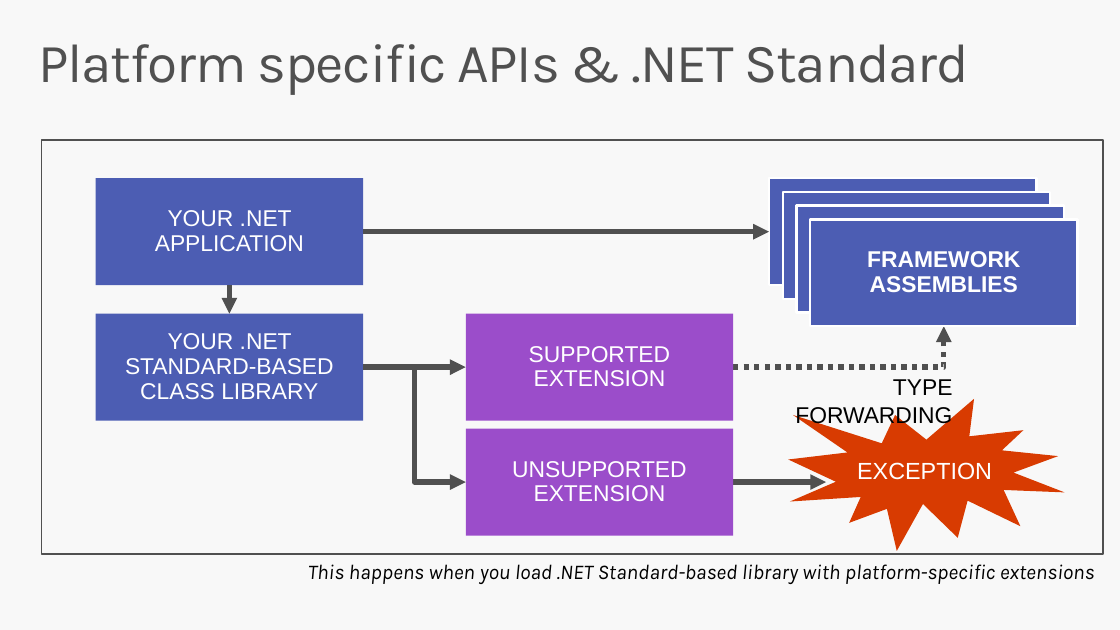
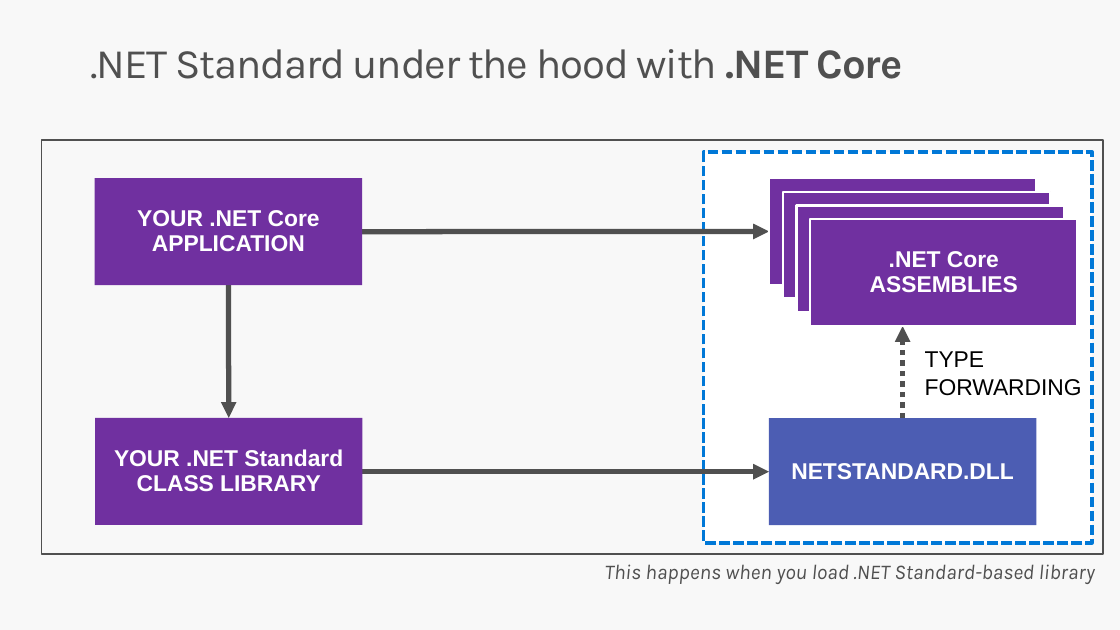
Before and after one commit to DotNetConfTh/dotnetconfth.github.io, a slide deck: slide 24 of dotnetconf/Technical/Decks/Aaron_NetStandard/Build Great Libraries using .NET Standard-Aaron.pptx (slide 26 before the commit). Drawn at 1120x630 pixels with LibreOffice and Linux fonts; fonts in the diff are those of the drawing; background and template pictures are left out. Boxes give left, top, right and bottom in pixels: in the first picture for what was removed or moved away, otherwise in the second. Text is boxed around its words. In the diff, an @@ line names an element or a change of style, - is before the commit and + after.

```diff
--- a/dotnetconf/Technical/Decks/Aaron_NetStandard/Build Great Libraries using .NET Standard-Aaron.pptx
+++ b/dotnetconf/Technical/Decks/Aaron_NetStandard/Build Great Libraries using .NET Standard-Aaron.pptx
@@ title at (90, 49, 903, 79): text changed; size 47 to 36 pt @@
-Platform specific APIs & .NET Standard
+.NET Standard under the hood with .NET Core
@@ rectangle added at (704, 152, 1092, 543), fill #FFFFFF, outline #0078D7 3 pt dashed @@
@@ fill #4C5DB3 to #7030A0 in 6 elements at (810, 219, 1077, 326), (95, 178, 362, 285), (95, 418, 362, 524), (769, 178, 1036, 285), (783, 192, 1050, 298), (797, 206, 1064, 313) @@
@@ text in rectangle at (137, 210, 320, 251): text changed; bold on @@
-YOUR .NET APPLICATION
+YOUR .NET Core APPLICATION
@@ text in rectangle at (870, 251, 1018, 293): text changed @@
-FRAMEWORK ASSEMBLIES
+.NET Core ASSEMBLIES
@@ arrow moved from (229, 285) - (229, 313) to (229, 285) - (229, 418) @@
@@ rectangle removed at (465, 313, 733, 420) @@
-SUPPORTED EXTENSION
@@ elbow arrow removed from (734, 367) to (944, 326) @@
@@ arrow added from (903, 418) to (903, 326), #505050 4.5 pt dashed @@
@@ text "TYPE": place and size @@
-text "TYPE" at (795, 379, 953, 428)
+text "TYPE" at (925, 351, 1082, 396)
@@ text "TYPE" at (925, 351, 1082, 396): alignment right to left @@
@@ elbow arrow removed from (363, 367) to (465, 482) @@
@@ arrow removed from (363, 367) to (465, 367) @@
@@ rectangle "YOUR .NET Standard CLASS LIBRARY": place and size @@
-rectangle "YOUR .NET Standard CLASS LIBRARY" at (96, 313, 363, 420)
+rectangle "YOUR .NET Standard CLASS LIBRARY" at (95, 418, 362, 524)
@@ rectangle added at (769, 418, 1036, 525), fill #4C5DB3, 19.6 pt, text #FFFFFF, bold @@
+NETSTANDARD.DLL
@@ irregular seal removed at (788, 399, 1065, 551) @@
-EXCEPTION
@@ text in rectangle at (114, 449, 343, 492): text changed; bold on @@
-YOUR .NET STANDARD-BASED CLASS LIBRARY
+YOUR .NET Standard CLASS LIBRARY
@@ rectangle removed at (465, 429, 733, 535) @@
-UNSUPPORTED EXTENSION
@@ arrow added from (362, 472) to (769, 472), #505050 4.5 pt @@
@@ arrow removed from (727, 482) to (826, 482) @@
@@ text at (605, 564, 1095, 584): text changed; text colour #000000 to #505050 @@
-This happens when you load .NET Standard-based library with platform-specific extensions
+This happens when you load .NET Standard-based library
```
Also in this commit, not shown: 7 other slides changed, 14 slides added, 12 slides removed.
